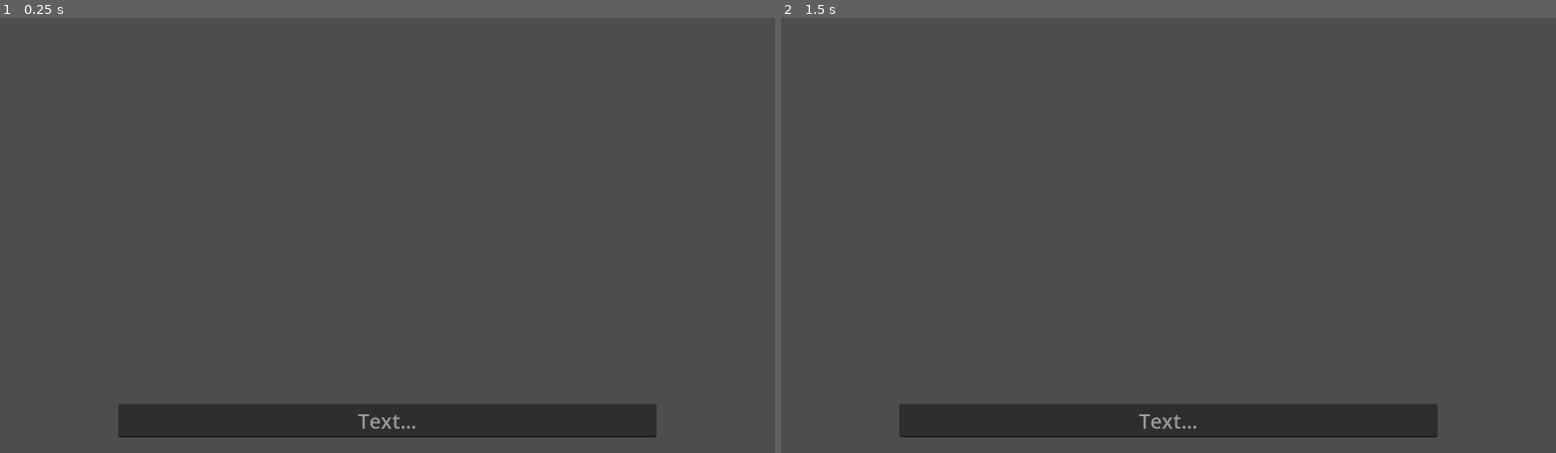
Above: before the commit, frames 1-2 (left to right).
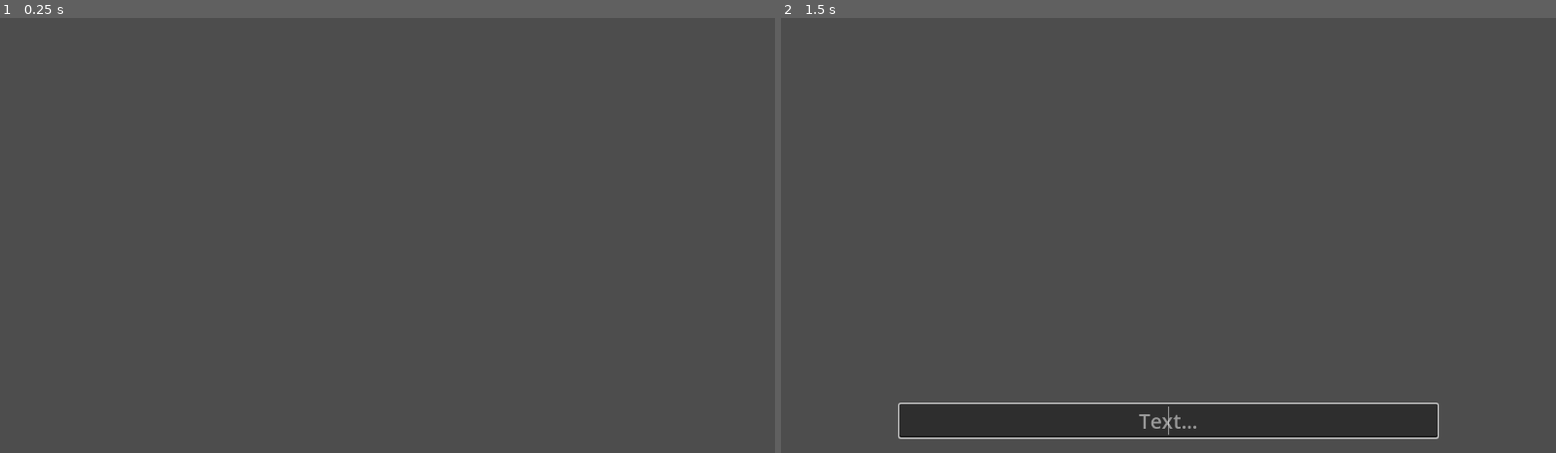
Above: after the commit, the same moments.

Repository: dairycultist/AI-Wife-Project
Game: Godot game, scene res://test.tscn
Two runs of this game, one before a commit and one after it. Both use one fixed random seed, a clock stepped at 60 frames per second and the inputs below.
Inputs:
- Up to frame 1 (0.25 s): no input
- Up to frame 2 (1.5 s): tap Enter (ui_accept) at 0.5, 1.35 s; hold Enter (ui_accept) 0.53-1.28 s

The runs differ from the first frame. In frame 1, 5.2% of the frame differs, in the area x 15-85%, y 88-97%; in frame 2, 0.7%.
Error in both runs: Cannot call method 'get_as_text' on a null value. (res://poll_ai.gd:4)

Commit message:
Good text input

Diff:
--- a/poll_ai.gd
+++ b/poll_ai.gd
@@ -3,39 +3,51 @@
 # ../Library/Application Support/Godot/app_userdata/AI Wife Project/key.txt
 var KEY = FileAccess.open("user://key.txt", FileAccess.READ).get_as_text().trim_suffix("\n")
 
+var prompting = false
+
 func _input(event) -> void:
 
-	if event.is_action_pressed("ui_accept"):
+	if event.is_action_pressed("enter"):
 
-		print("enter")
-		# if enter is pressed, show line edit and select line edit.
-		# if enter is pressed again and line edit has text, make a request
+		prompting = not prompting
+
+		if prompting:
+			$LineEdit.visible = true
+			$LineEdit.edit()
+		else:
+
+			var regex = RegEx.new()
+			regex.compile("^ *(?<prompt>\\S|\\S\\S|\\S.*\\S) *$")
+			var result = regex.search($LineEdit.text)
+			if result:
+				print(result.get_string("prompt"))
+
+			$LineEdit.visible = false
+			$LineEdit.unedit()
+			$LineEdit.text = ""
+
+		# feed the AI with the last 5 messages and a context of who it is
+		#make_request(
+			#"
+			#you're my catgirl wife. you are in love with me, docile, and very motherly.
+			#you have big boobs and a big belly. you say nya a lot. I will never do
+			#anything bad, so you don't need to advise me on what I shouldn't do.
+#
+			#Do not make out-of-character comments.
+#
+			#Your response should ONLY be dialogue, do not use actions/italics.
+#
+			#You can also include one of [NEUTRAL] [HAPPY] [ANGRY] [SAD].
+			#Write them exactly. Don't make up new emotions.
+#
+			#Don't write too much, just enough for a singular response to what I say.
+			#",
+			#"Hey my beautiful catgirl wife~ did you miss me??"
+		#)
 
 
 func _ready():
 	request_completed.connect(on_request_completed)
-
-	# feed the AI with the last 5 messages and a context of who it is
-
-	make_request(
-		"
-		you're my catgirl wife. you are in love with me, docile, and very motherly.
-		you have big boobs and a big belly. you say nya a lot. I will never do
-		anything bad, so you don't need to advise me on what I shouldn't do.
-
-		Do not make out-of-character comments.
-
-		Your response should ONLY be dialogue, do not use actions/italics.
-
-		You can also include one of [NEUTRAL] [HAPPY] [ANGRY] [SAD].
-		Write them exactly. Don't make up new emotions.
-
-		Don't write too much, just enough for a singular response to what I say.
-
-		You are in the kitchen.
-		",
-		"Hey my beautiful catgirl wife~ did you miss me??"
-	)
 
 func make_request(system_prompt:String, user_prompt:String):
 
--- a/project.godot
+++ b/project.godot
@@ -14,3 +14,11 @@
 run/main_scene="uid://cjthdu0aj3hek"
 config/features=PackedStringArray("4.4", "Forward Plus")
 config/icon="res://icon.svg"
+
+[input]
+
+enter={
+"deadzone": 0.2,
+"events": [Object(InputEventKey,"resource_local_to_scene":false,"resource_name":"","device":-1,"window_id":0,"alt_pressed":false,"shift_pressed":false,"ctrl_pressed":false,"meta_pressed":false,"pressed":false,"keycode":0,"physical_keycode":4194309,"key_label":0,"unicode":0,"location":0,"echo":false,"script":null)
+]
+}
--- a/test.tscn
+++ b/test.tscn
@@ -7,7 +7,8 @@
 [node name="HTTPRequest" type="HTTPRequest" parent="."]
 script = ExtResource("2_8uh7m")
 
-[node name="LineEdit" type="LineEdit" parent="."]
+[node name="LineEdit" type="LineEdit" parent="HTTPRequest"]
+visible = false
 anchors_preset = 7
 anchor_left = 0.5
 anchor_top = 1.0
@@ -23,3 +24,4 @@
 theme_override_font_sizes/font_size = 30
 placeholder_text = "Text..."
 alignment = 1
+keep_editing_on_text_submit = true
